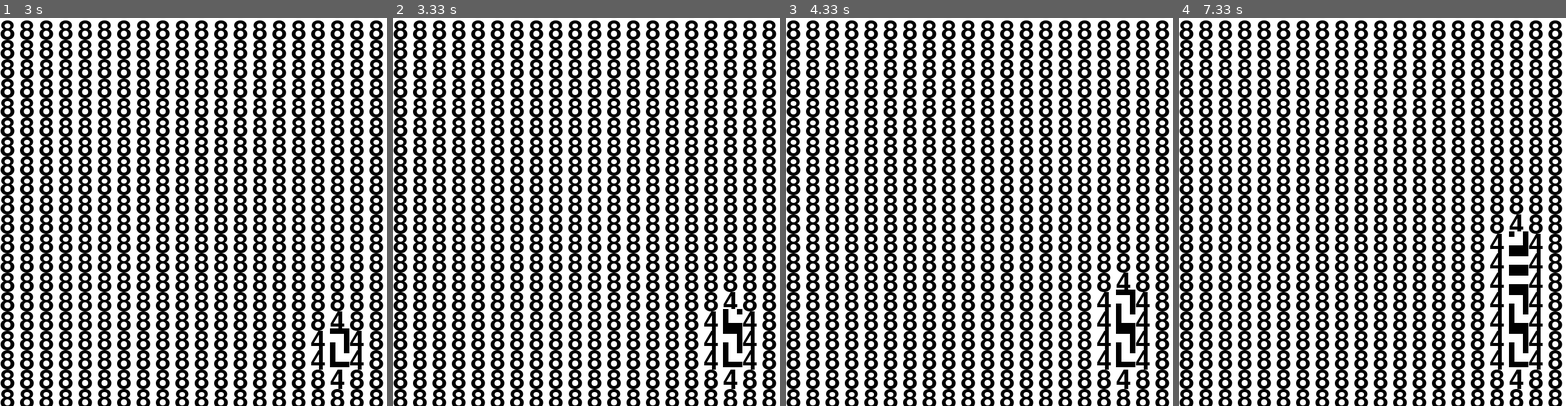
Above: before the commit, frames 1-4 (left to right).
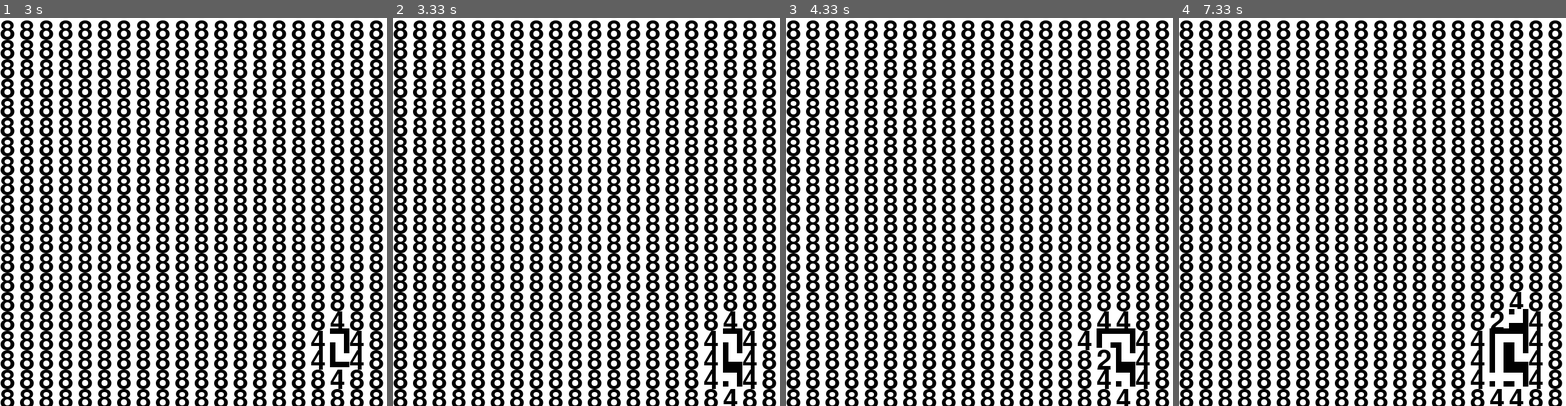
Above: after the commit, the same moments.

Repository: bobbarnes1981/PyGameWaveFunctionCollapse
Game: pygame game, started from wfc/__main__.py
Two runs of this game, one before a commit and one after it. Both use one fixed random seed, a clock stepped at 60 frames per second and the inputs below.
Inputs:
- Up to frame 1 (3 s): no input
- Up to frame 2 (3.33 s): no input
- Up to frame 3 (4.33 s): no input
- Up to frame 4 (7.33 s): no input

Frame 1 is identical in both runs. In frame 2, 0.9% of the frame differs, in the area x 80-95%, y 70-100%; in frame 3, 1.6%; in frame 4, 3.0%, in the area x 75-95%, y 50-100%.

Commit message:
compare length of list instead of content

Diff:
--- a/wfc/solver.py
+++ b/wfc/solver.py
@@ -157,11 +157,11 @@
         if len(data) > 0:
 
             # find min choices
-            num_choices = data[0]['choices']
-            logging.info('min choices {0}'.format(len(num_choices)))
+            num_choices = len(data[0]['choices'])
+            logging.info('min choices {0}'.format(num_choices))
 
             # filter for cells with same number of choices
-            data = [d for d in data if d['choices'] == num_choices]
+            data = [d for d in data if len(d['choices']) == num_choices]
             logging.info('num cells {0}'.format(len(data)))
 
             # pick random cell with least choices
